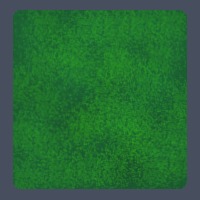
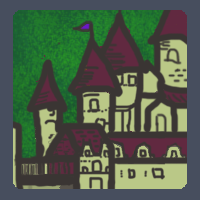
Layered file, before and after one edit (200 x 200). Changes by layer:
added group "主城" with 3 layers above "村镇" over [left=13, top=10, right=187, bottom=189]
added layer "图层 8 拷贝" in group "主城" over [left=13, top=10, right=187, bottom=189]
added layer "图层 9 拷贝 2" in group "主城" over [left=13, top=10, right=187, bottom=189]
